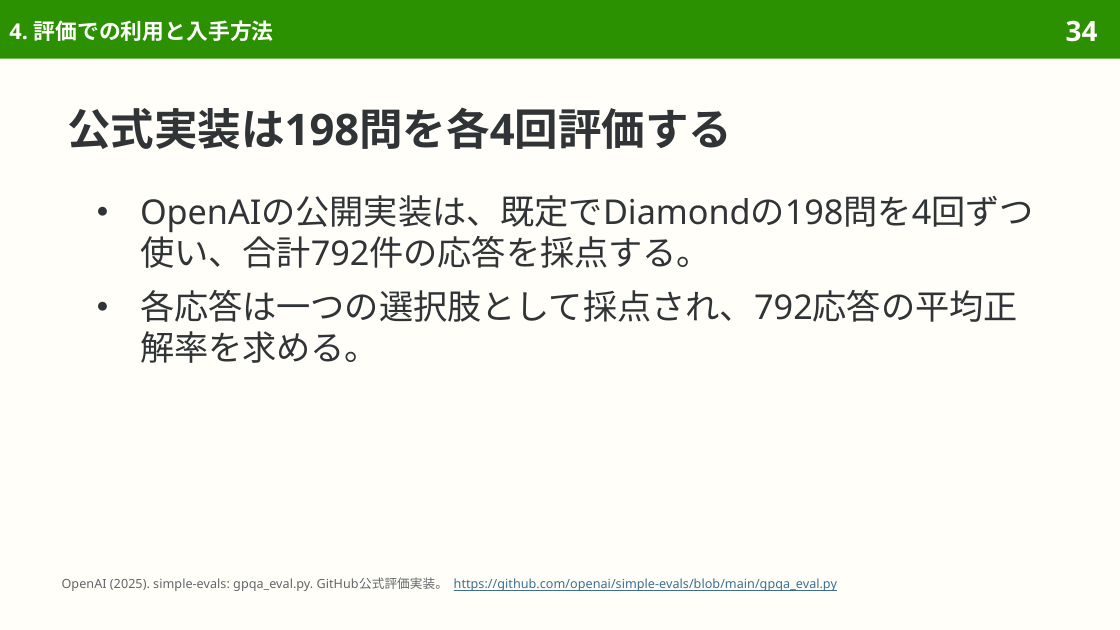
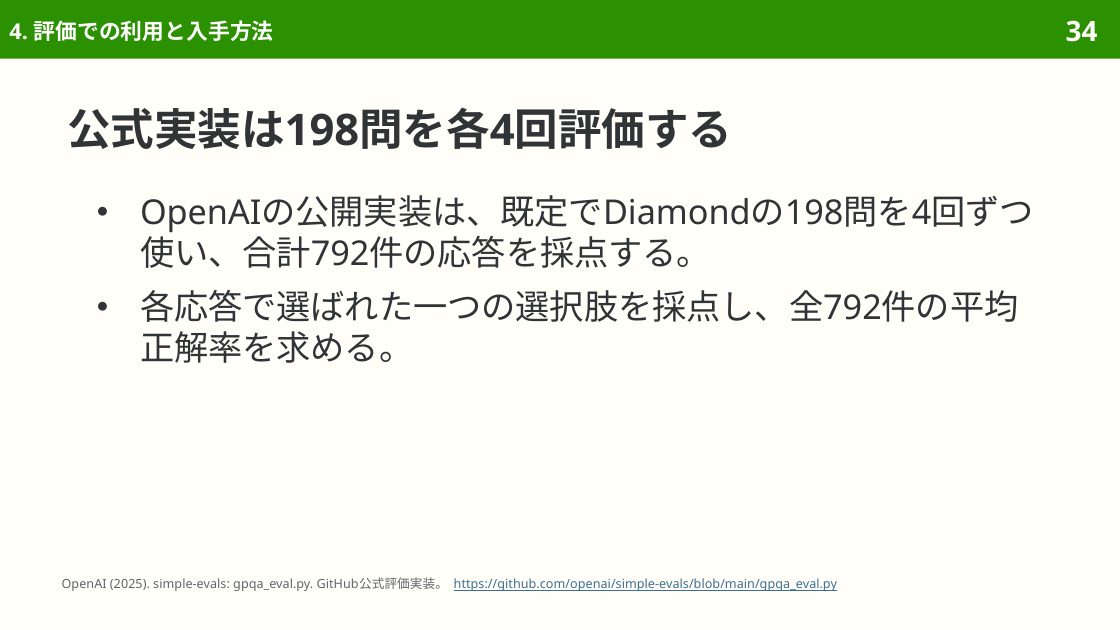
Before and after one commit to sasakiy84/datasets-in-10-minutes, a slide deck: slide 34 of slides/datasets-in-10-minutes-gpqa.pptx. Drawn at 1120x630 pixels with LibreOffice and Linux fonts; fonts in the diff are those of the drawing. Boxes give left, top, right and bottom in pixels: in the first picture for what was removed or moved away, otherwise in the second. Text is boxed around its words. In the diff, an @@ line names an element or a change of style, - is before the commit and + after.

```diff
--- a/slides/datasets-in-10-minutes-gpqa.pptx
+++ b/slides/datasets-in-10-minutes-gpqa.pptx
@@ text at (140,290,1019,363): text changed @@
-● 各応答は一つの選択肢として採点され、792応答の平均正解率を求める。
+● 各応答で選ばれた一つの選択肢を採点し、全792件の平均正解率を求める。
```
Also in this commit, not shown: 9 other slides changed, 7 other files.
